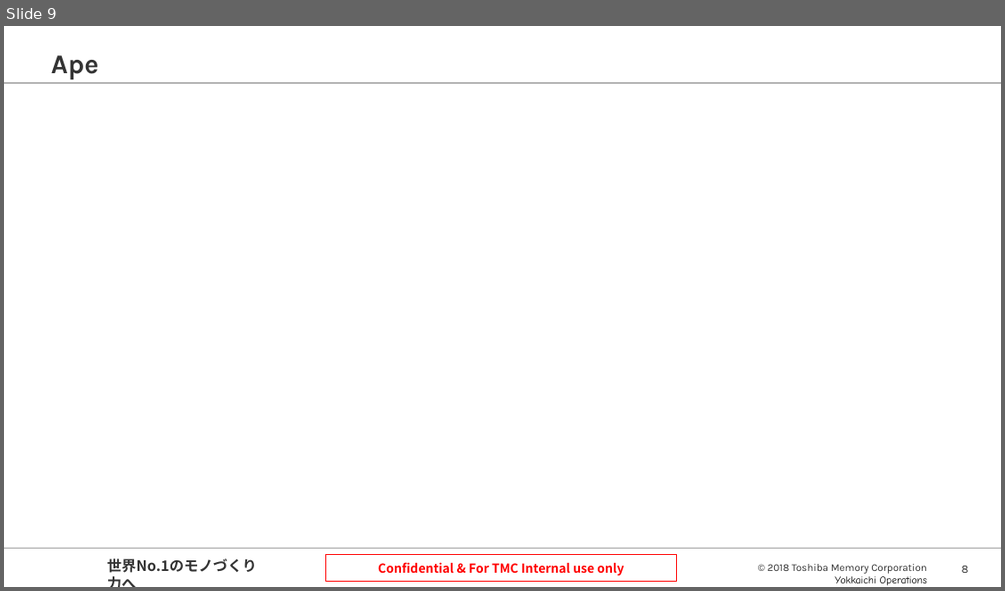
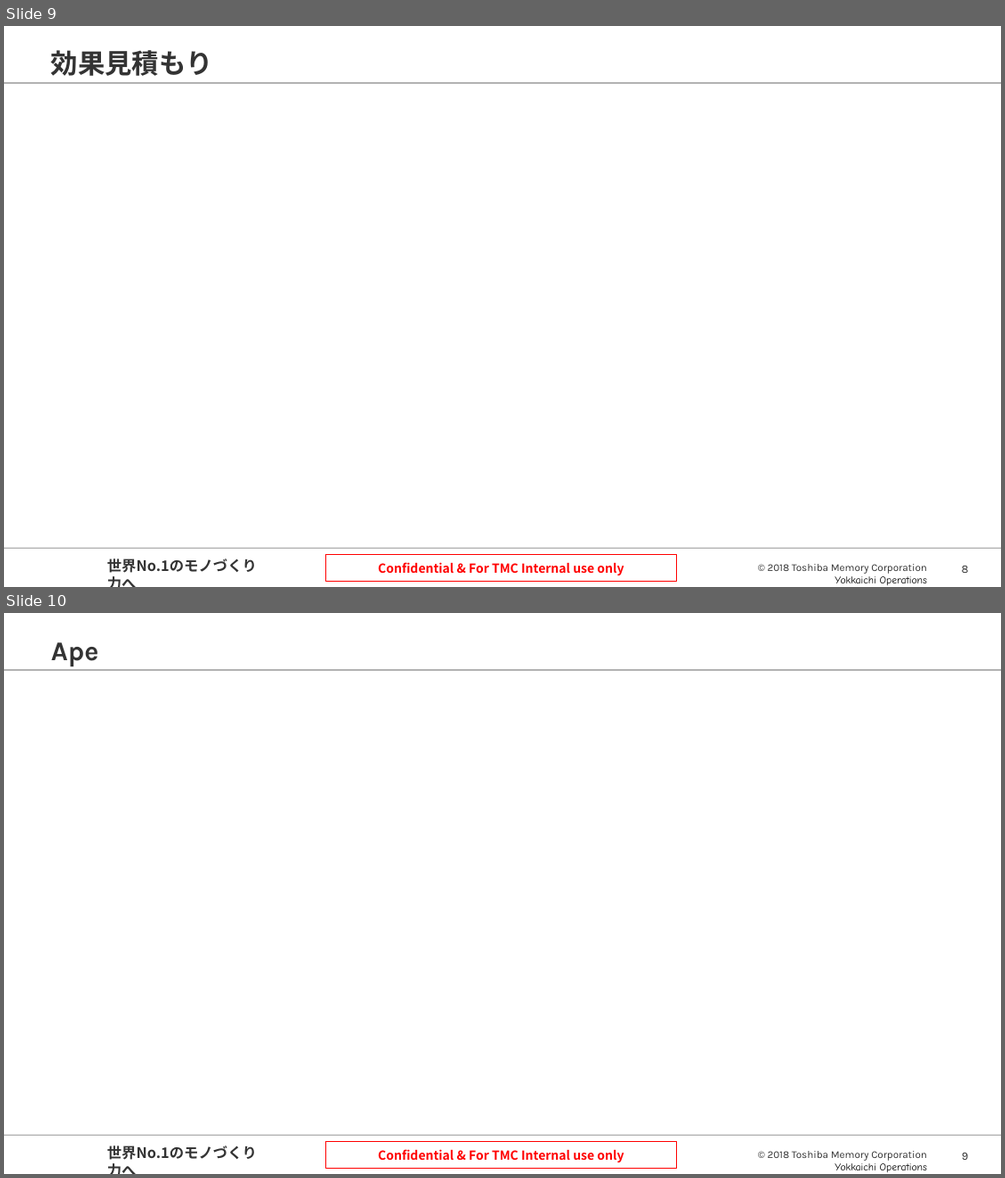
Before and after one commit to akiragm/Shared-Files, a slide deck: 統合マスタVer.2要件定義書__チェック機能_.pptx. Shown one above the other, each under a label of ours: slide 9 before the commit, slides 9 and 10 after it. The pictures are 1005x591 and 1005x1178 pixels, drawn with LibreOffice and Linux fonts; fonts in the diff are those of the drawing; background and template pictures are left out. Boxes give left, top, right and bottom in pixels: in the first picture for what was removed or moved away, otherwise in the second. Text is boxed around its words. In the diff, an @@ line names an element or a change of style, - is before the commit and + after.

```diff
--- a/統合マスタVer.2要件定義書__チェック機能_.pptx
+++ b/統合マスタVer.2要件定義書__チェック機能_.pptx
@@ slide 9 added at box(4, 26, 1001, 587), background #FFFFFF; not listed: 5 template elements that a slide beside it also shows @@
@@ title added at box(51, 50, 213, 76), 26 pt, text #333333, bold @@
+効果見積もり
@@ page number added at box(962, 565, 969, 572), 11 pt, text #333333 @@
+8
@@ what was slide 9 is now slide 10 @@
```
Also in this commit, not shown: 2 slides changed, 1 other file.
